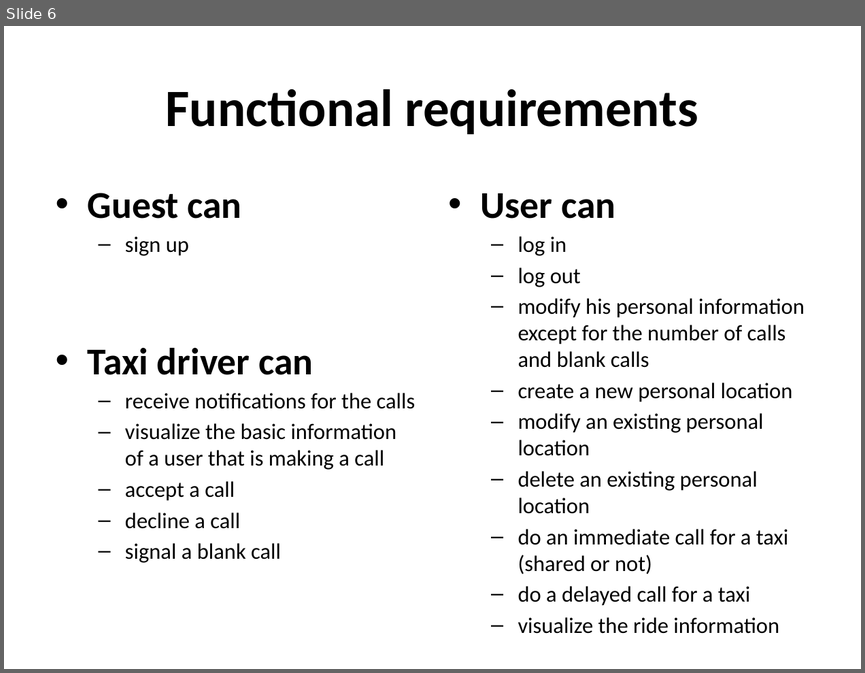
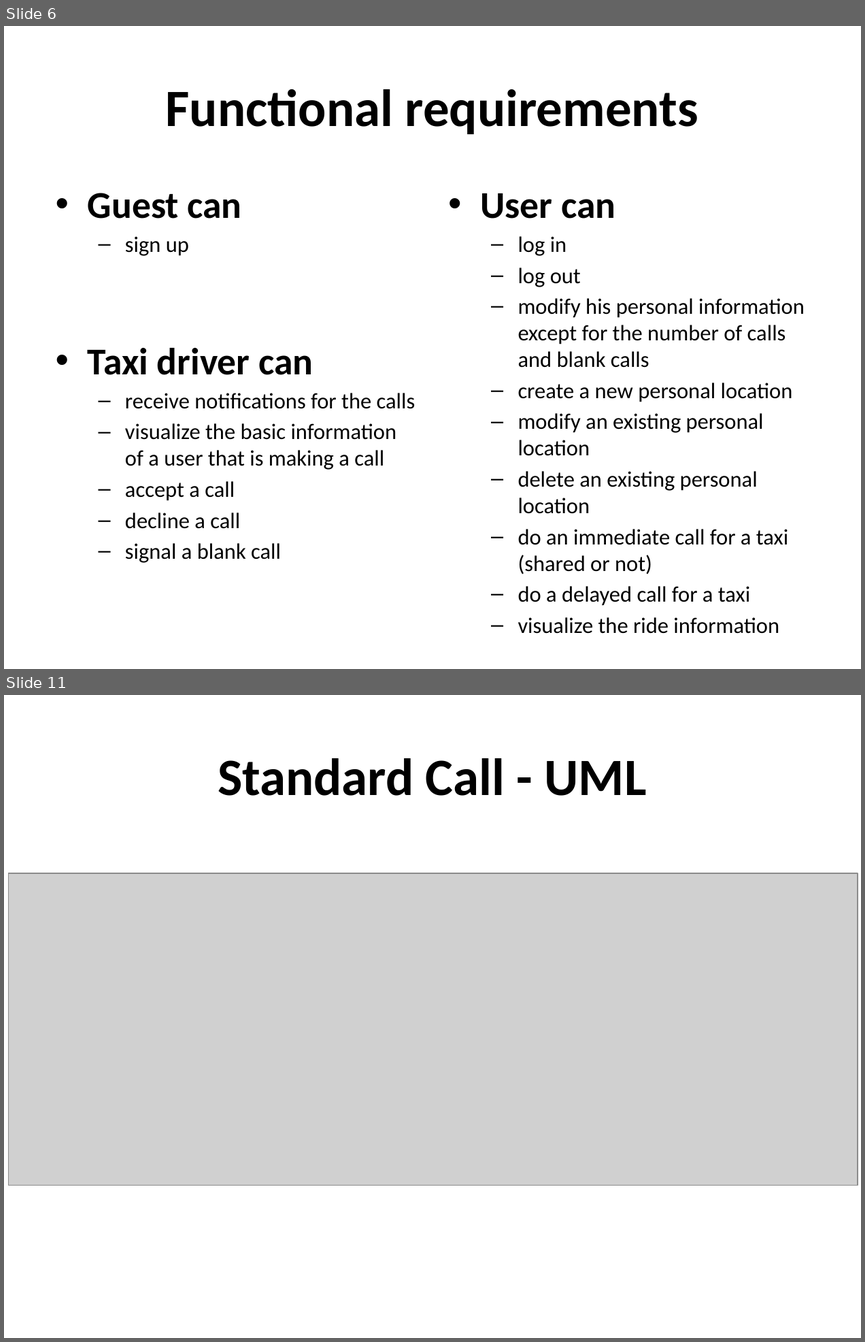
Before and after one commit to hartman19/IDSW2, a slide deck: Presentazione RASD.pptx. Shown one above the other, each under a label of ours: slide 6 before the commit, slides 6 and 11 after it; the slides between them are not shown. The pictures are 865x673 and 865x1342 pixels, drawn with LibreOffice and Linux fonts; fonts in the diff are those of the drawing; grey boxes stand for pictures. Boxes give left, top, right and bottom in pixels: in the first picture for what was removed or moved away, otherwise in the second. Text is boxed around its words. In the diff, an @@ line names an element or a change of style, - is before the commit and + after.

```diff
--- a/Presentazione RASD.pptx
+++ b/Presentazione RASD.pptx
@@ slide 11 added at box(4, 695, 861, 1338), background #FFFFFF @@
@@ title added at box(218, 758, 647, 796), 44 pt, text #000000, bold @@
+Standard Call - UML
@@ picture added at box(8, 873, 857, 1185) @@
```
Also in this commit, not shown: 2 slides changed, 10 other slides added, 1 other file.
